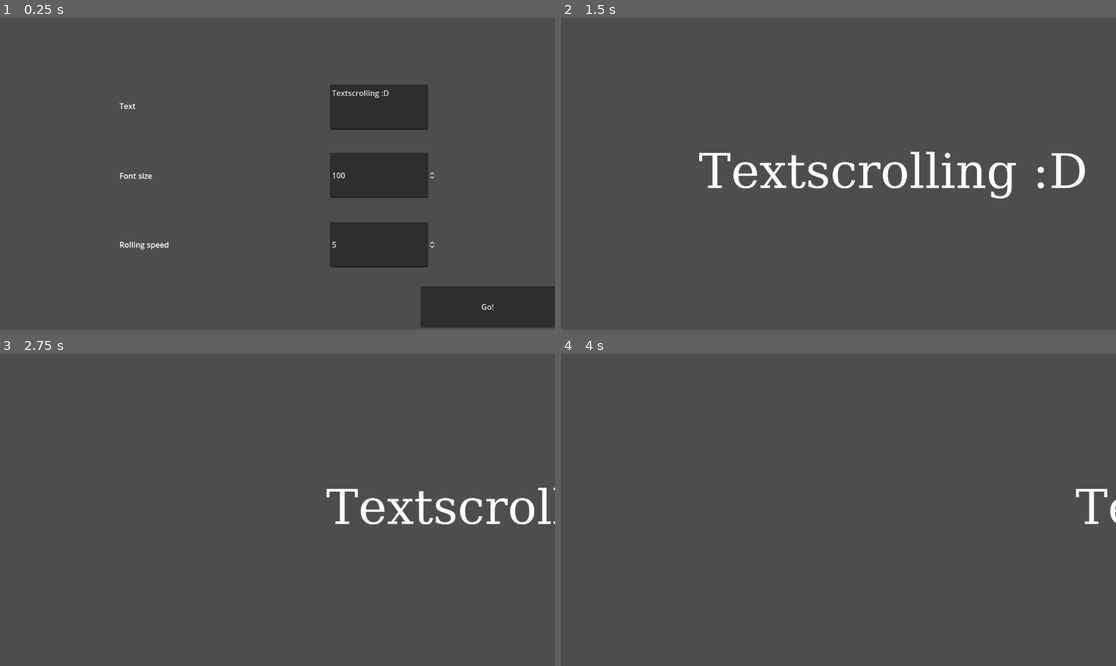
Above: before the commit, frames 1-4 (two rows, left to right).
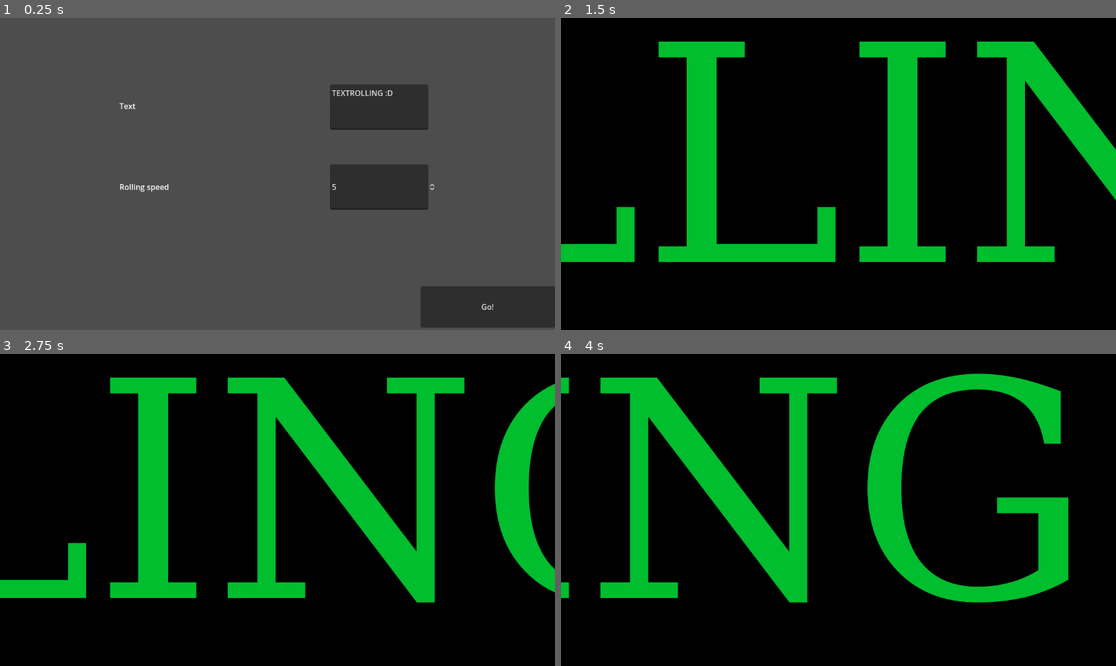
Above: after the commit, the same moments.

Repository: twaritwaikar/textrolling
Game: Godot game, scene res://menu.tscn
Two runs of this game, one before a commit and one after it. Both use one fixed random seed, a clock stepped at 60 frames per second and the inputs below.
Inputs:
- Up to frame 1 (0.25 s): no input
- Up to frame 2 (1.5 s): click "Go!" at 0.5 s
- Up to frame 3 (2.75 s): no input
- Up to frame 4 (4 s): no input

The runs differ from the first frame. In frame 1, 4.3% of the frame differs, in the area x 21-79%, y 23-80%; in frame 2, 100%, in the area x 0-100%, y 0-100%; in frame 3, 100%; in frame 4, 100%.

Commit message:
Make all text in fullscreen width

Diff:
--- a/menu.tscn
+++ b/menu.tscn
@@ -18,7 +18,7 @@
 offset_bottom = 232.0
 grow_horizontal = 2
 grow_vertical = 2
-text = "Textscrolling :D"
+text = "TEXTROLLING :D"
 placeholder_text = "Enter your text"
 
 [node name="Button" type="Button" parent="."]
@@ -36,6 +36,7 @@
 text = "Go!"
 
 [node name="FontSizeEdit" type="SpinBox" parent="."]
+visible = false
 anchors_preset = 8
 anchor_left = 0.5
 anchor_top = 0.5
@@ -54,6 +55,7 @@
 allow_lesser = true
 
 [node name="Label" type="Label" parent="."]
+visible = false
 offset_left = 248.0
 offset_top = 281.0
 offset_right = 685.0
@@ -71,9 +73,9 @@
 
 [node name="ScrollSpeedEdit" type="SpinBox" parent="."]
 offset_left = 685.0
-offset_top = 424.0
+offset_top = 304.0
 offset_right = 905.0
-offset_bottom = 518.0
+offset_bottom = 398.0
 max_value = 10.0
 step = 0.1
 value = 5.0
@@ -82,9 +84,9 @@
 
 [node name="Label3" type="Label" parent="."]
 offset_left = 248.0
-offset_top = 424.0
+offset_top = 304.0
 offset_right = 693.0
-offset_bottom = 517.0
+offset_bottom = 397.0
 text = "Rolling speed"
 vertical_alignment = 1
 
--- a/presenter.gd
+++ b/presenter.gd
@@ -3,15 +3,16 @@
 var label : Label
 
 func _ready():
-	label = $VBoxContainer/RollingLabel
+	label = $RollingLabel
 
 	label.text = $"/root/State".get_rolling_text()
-	label.label_settings.font_size = $"/root/State".get_rolling_text_size()
+	label.label_settings.font_size = get_viewport_rect().size.y - 20
+	#label.label_settings.font_size = $"/root/State".get_rolling_text_size()
 
 func _reset_text():
-	label.position.x = -label.size.x
+	label.position.x = get_viewport_rect().size.x + label.size.x
 
 func _process(delta):
-	label.position.x += $"/root/State".get_rolling_speed() * delta / 0.016
-	if label.position.x > get_viewport_rect().size.x:
+	label.position.x -= $"/root/State".get_rolling_speed() * delta / 0.016
+	if label.position.x < -label.size.x:
 		_reset_text()
--- a/presenter.tscn
+++ b/presenter.tscn
@@ -308,17 +308,32 @@
 line_spacing = 0.0
 font = SubResource("FontFile_bbqg7")
 font_size = 30
+font_color = Color(0, 0.747042, 0.177974, 1)
 
 [node name="Presenter" type="Node2D"]
 script = ExtResource("1_0eprx")
 
-[node name="VBoxContainer" type="VBoxContainer" parent="."]
+[node name="ColorRect" type="ColorRect" parent="."]
+z_index = -1
+z_as_relative = false
+anchors_preset = 15
+anchor_right = 1.0
+anchor_bottom = 1.0
+offset_right = 1156.0
+offset_bottom = 649.0
+grow_horizontal = 2
+grow_vertical = 2
+size_flags_horizontal = 3
+size_flags_vertical = 3
+color = Color(0, 0, 0, 1)
+
+[node name="RollingLabel" type="Label" parent="."]
+anchors_preset = -1
+offset_top = 303.0
 offset_right = 393.0
-offset_bottom = 648.0
-alignment = 1
-
-[node name="RollingLabel" type="Label" parent="VBoxContainer"]
-layout_mode = 2
-text = "Textrolling :D"
+offset_bottom = 344.0
+grow_horizontal = 2
+grow_vertical = 2
+text = "TEXTROLLING :D"
 label_settings = SubResource("LabelSettings_d4ve7")
 vertical_alignment = 1
